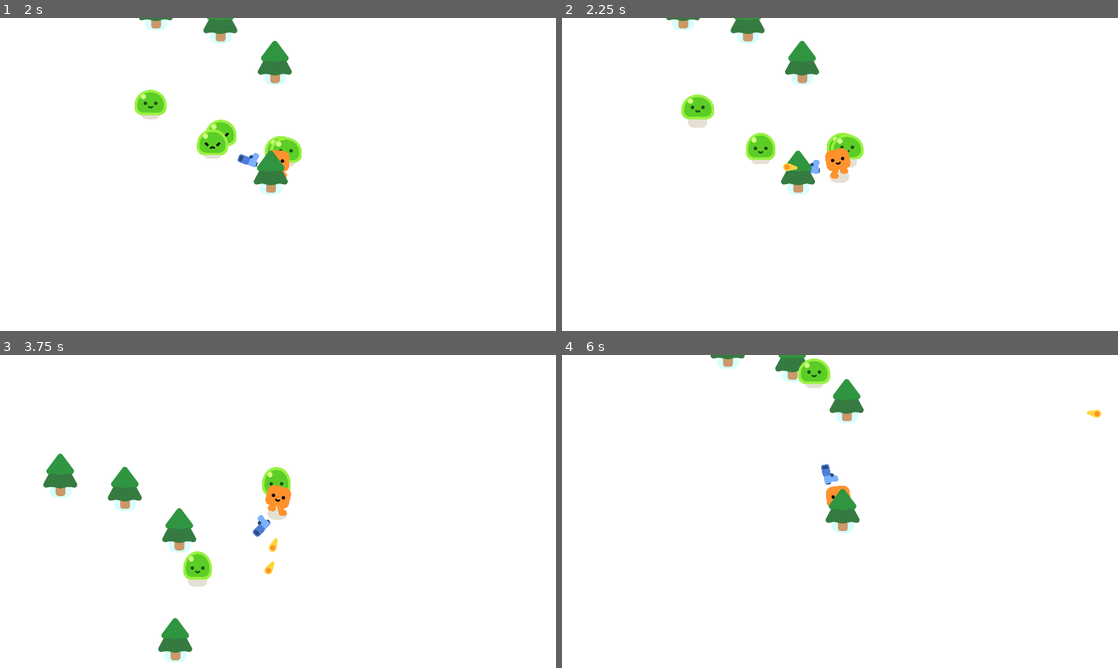
Above: before the commit, frames 1-4 (two rows, left to right).
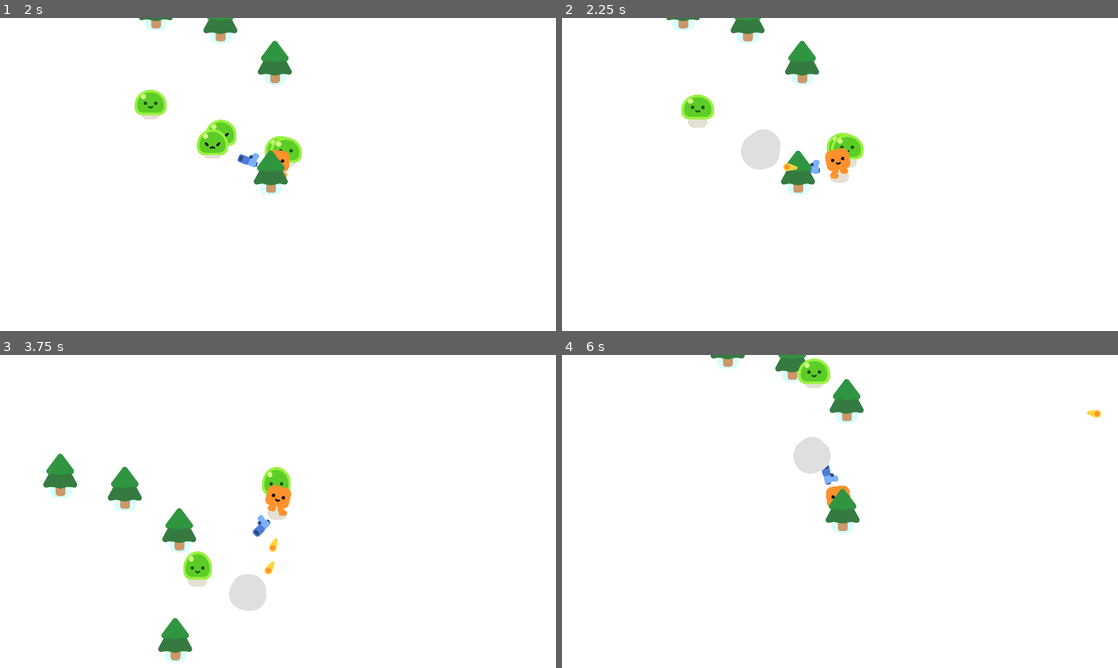
Above: after the commit, the same moments.

Repository: Tonykuang1028/FinalProject
Game: Godot game, scene res://survivors_game.tscn
Same seed, same stepped clock (60 frames per second), same inputs: the game is played once before the commit and once after it.
Inputs:
- Up to frame 1 (2 s): hold D (move_right) 0.53-1.28 s; hold S (move_down) from 1.28 s (still down)
- Up to frame 2 (2.25 s): release S (move_down) at 2.03 s; hold D (move_right) from 2.03 s (still down)
- Up to frame 3 (3.75 s): release D (move_right) at 2.78 s; hold W (move_up) 2.78-3.53 s; hold A (move_left) from 3.53 s (still down)
- Up to frame 4 (6 s): release A (move_left) at 5.03 s; hold S (move_down) 5.03-5.78 s; hold D (move_right) from 5.78 s (still down)

Frame 1 is identical in both runs. In frame 2, 0.7% of the frame differs, in the area x 32-40%, y 35-49%; in frame 3, 0.6%; in frame 4, 0.6%.

Commit message:
Added Mob Death Animation

Diff:
--- a/mob.gd
+++ b/mob.gd
@@ -20,5 +20,7 @@
 	if health == 0:
 		queue_free()
 
-	const SMOKE_SCENE = preload("res://smoke_explosion/smoke_explosion.tscn")
-	var smoke = SMOKE_SCENE.instantiate()
+		const SMOKE_SCENE = preload("res://smoke_explosion/smoke_explosion.tscn")
+		var smoke = SMOKE_SCENE.instantiate()
+		get_parent().add_child(smoke)
+		smoke.global_position = global_position
